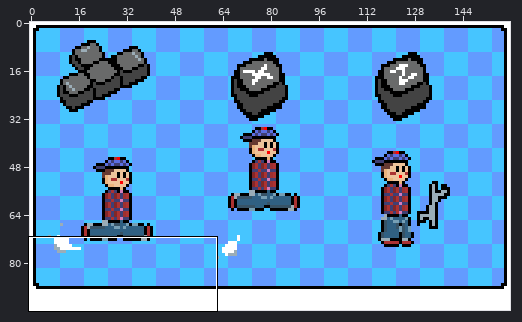
Sprite sheet: Assets/Sprites/instructions_final2.png. Above, an overview of the earlier version with the close-up marked.
Close-up. Before the edit:
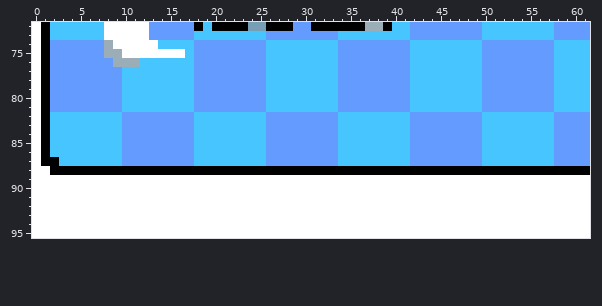
The file is 160x96 pixels. Shown: x 0..61, y 72..95.
The result:
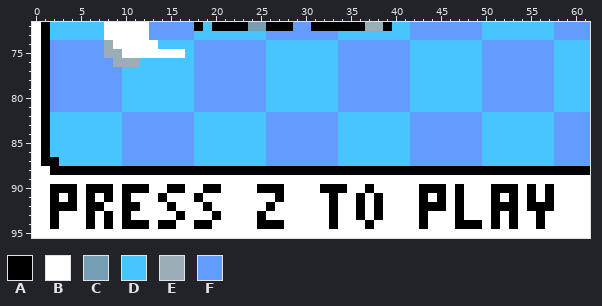
Palette (. is transparent): A #000000  B #ffffff  C #769fb5  D #46c5ff  E #9badb7  F #639bff
The exact change:
The author changed colour B to colour A in row 90 at x 2 to 4, 6 to 8, 10 to 12, 15 to 16, 19 to 20, 25 to 27, 32 to 34, 37, 43 to 45, 47, 51 to 53, 55 and 57; in row 91 at x 2, 4, 6, 8, 10, 14, 18, 27, 33, 36, 38, 43, 45, 47, 51, 53, 55 and 57; in row 92 at x 2 to 4, 6 to 7, 10 to 11, 15, 19, 26, 33, 36, 38, 43 to 45, 47, 51 to 53 and 55 to 57; in row 93 at x 2, 6, 8, 10, 16, 20, 25, 33, 36, 38, 43, 47, 51, 53 and 56; in row 94 at x 2, 6, 8, 10 to 12, 14 to 15, 18 to 19, 25 to 27, 33, 37, 43, 47 to 49, 51, 53 and 56.
Pixel boxes of the changes (left, top, right, bottom) in both close-ups:
changed: (50, 184, 221, 229)
changed: (257, 184, 383, 229)
changed: (419, 184, 554, 229)
